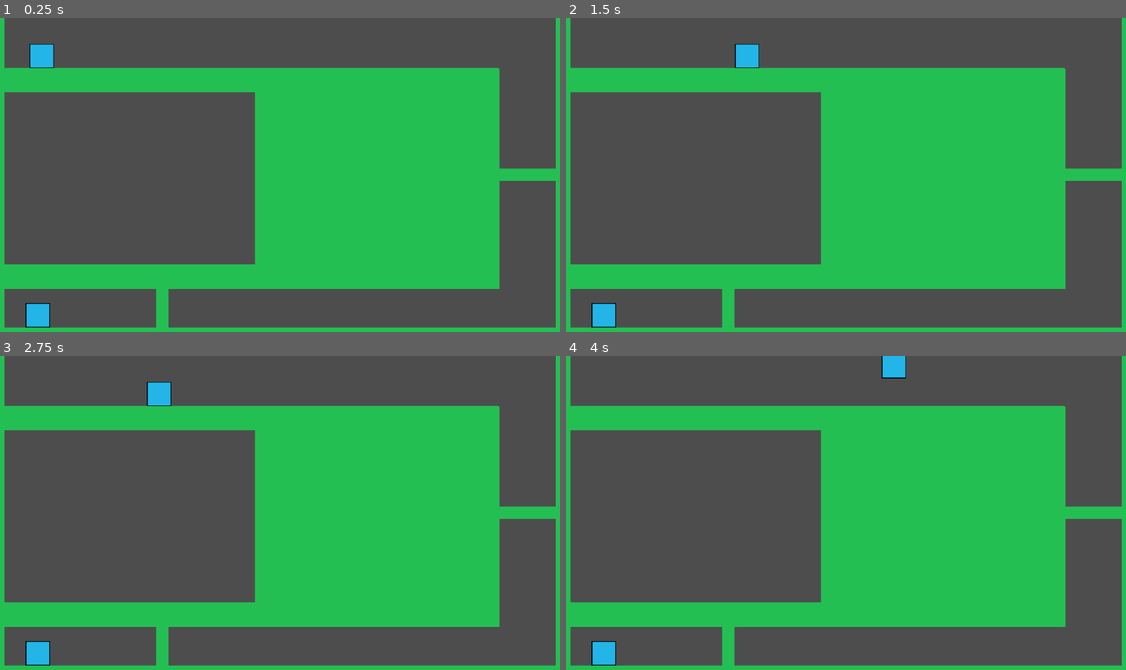
Above: before the commit, frames 1-4 (two rows, left to right).
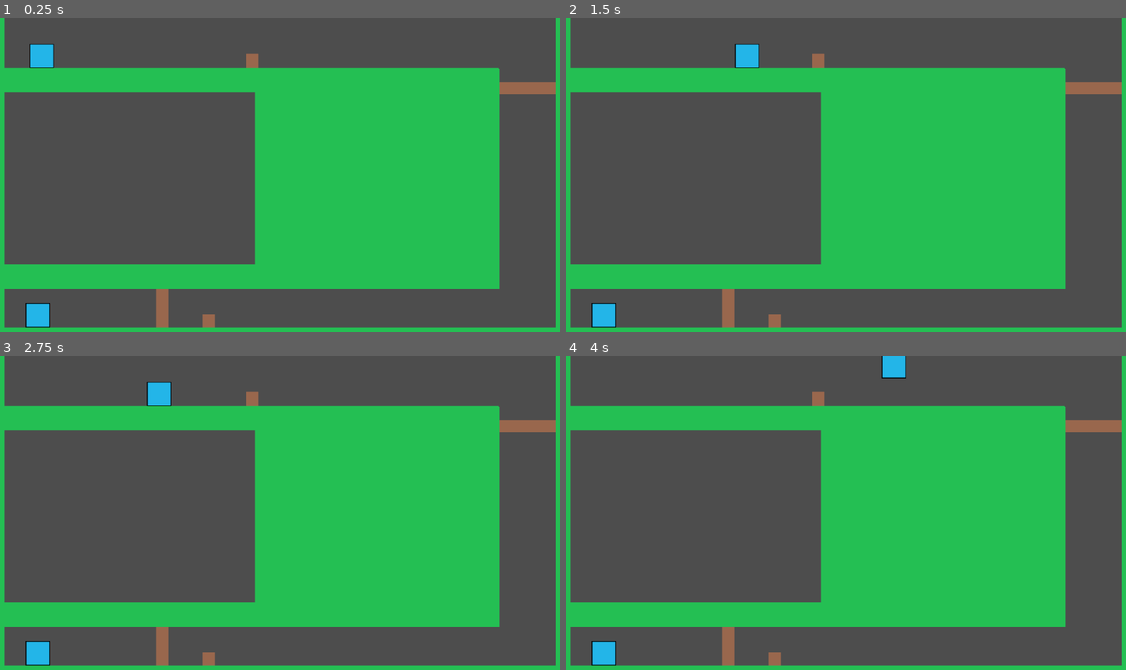
Above: after the commit, the same moments.

Repository: redguy999/Two-Boxes
Game: Godot game, scene res://level_3.tscn
The game is run twice, just before and just after one commit, with the same random seed, the same clock (stepped at 60 frames per second) and the same inputs. This scene is started directly instead of the project's main scene.
Inputs:
- Up to frame 1 (0.25 s): no input
- Up to frame 2 (1.5 s): tap Enter at 0.5 s; hold Right (ui_right) from 0.53 s (still down); tap Up at 0.77 s
- Up to frame 3 (2.75 s): tap Up at 1.52 s; release Right (ui_right) at 2.03 s; hold Left (ui_left) from 2.03 s (still down)
- Up to frame 4 (4 s): release Left (ui_left) at 2.78 s; hold Right (ui_right) from 2.78 s (still down); tap Up at 3.02, 3.77 s

The runs differ from the first frame. In frame 1, 1.3% of the frame differs, in the area x 27-100%, y 11-99%; in frame 2, 1.3%; in frame 3, 1.3%; in frame 4, 1.3%.

Commit message:
Gives doors and buttons color, adds text instructions to level 1

Diff:
--- a/Main.gd
+++ b/Main.gd
@@ -3,7 +3,7 @@
 
 # Called when the node enters the scene tree for the first time.
 func _ready():
-	print("hello world!") # Replace with function body.
+	levelNum=(get_tree().current_scene.scene_file_path.to_int())
 
 
 # Called every frame. 'delta' is the elapsed time since the previous frame.
@@ -12,22 +12,14 @@
 
 #var simultaneous_scene = preload("level_2.tscn").instantiate()
 var levelOrder=["level_1","level_2","level_3"]
-var levelNum=1
+var levelNum
 
 func nextLevel():
-	# This is like autoloading the scene, only
-	# it happens after already loading the main scene.
-	#get_tree().root.add_child(simultaneous_scene)
+	if(get_tree().current_scene.scene_file_path=="Level_3"):
+		pass#Go to Win Screen or something, just make sure line after this doesn't run once implmented.
+		#Alternatively you just have the win screen be the last level in levelOrder
 	get_tree().change_scene_to_file(levelOrder[levelNum]+".tscn")
-	#get_tree().change_scene_to_packed(simultaneous_scene)
-	#TODO: change this so it will cycle through the levels.
-	if(levelNum==2):
-		pass
-		#simultaneous_scene = preload("level_3.tscn").instantiate()
-
-	levelNum+=1;
 
 func _on_area_2d_body_entered(body):
-	print("Test")
 	if(body.name=="SquareB"):
 		call_deferred("nextLevel")#load next level
--- a/level_1.tscn
+++ b/level_1.tscn
@@ -98,4 +98,16 @@
 offset_right = 40.0
 offset_bottom = 40.0
 
+[node name="Controls" type="RichTextLabel" parent="GUI"]
+editor_description = "I'd like for the Text to be center aligned, but it seems I can't do that."
+layout_mode = 0
+offset_left = 283.0
+offset_top = 129.0
+offset_right = 880.0
+offset_bottom = 230.0
+text = "Use the arrow keys to move the blue box, use WASD to move the red box.
+Press the up arrow or W to jump.
+Move the two boxes together to complete the level."
+scroll_active = false
+
 [connection signal="body_entered" from="World/SquareR/Area2D" to="." method="_on_area_2d_body_entered"]
--- a/level_3.tscn
+++ b/level_3.tscn
@@ -1,10 +1,11 @@
-[gd_scene load_steps=12 format=3 uid="uid://n1fjers6kftm"]
+[gd_scene load_steps=13 format=3 uid="uid://n1fjers6kftm"]
 
 [ext_resource type="Script" path="res://Main.gd" id="1_gker2"]
 [ext_resource type="Script" path="res://SquareB.gd" id="2_km8ll"]
 [ext_resource type="Texture2D" uid="uid://dy7vnmbuion3" path="res://Untitled.png" id="3_3j66h"]
 [ext_resource type="Texture2D" uid="uid://blgiprmrtbaep" path="res://Ground.png" id="4_kccnu"]
 [ext_resource type="Script" path="res://SquareR.gd" id="4_vrfyv"]
+[ext_resource type="Texture2D" uid="uid://3v7g61ctowr0" path="res://D&B.png" id="6_kq3jc"]
 [ext_resource type="Script" path="res://Door.gd" id="6_y325e"]
 
 [sub_resource type="RectangleShape2D" id="RectangleShape2D_bn2kx"]
@@ -149,22 +150,48 @@
 texture = ExtResource("4_kccnu")
 
 [node name="Button1" type="Area2D" parent="World"]
+z_index = -1
 position = Vector2(1044, 196)
 rotation = 1.5708
+scale = Vector2(1, 0.5)
 
 [node name="CollisionShape2D" type="CollisionShape2D" parent="World/Button1"]
 scale = Vector2(1, 0.5)
 shape = SubResource("RectangleShape2D_w7umo")
 
+[node name="Sprite2D" type="Sprite2D" parent="World/Button1"]
+texture = ExtResource("6_kq3jc")
+
 [node name="Button2" type="Area2D" parent="World"]
+z_index = -1
 position = Vector2(866, 1262)
 rotation = 1.5708
+scale = Vector2(1, 0.5)
 
 [node name="CollisionShape2D" type="CollisionShape2D" parent="World/Button2"]
 scale = Vector2(1, 0.5)
 shape = SubResource("RectangleShape2D_w7umo")
 
+[node name="Sprite2D" type="Sprite2D" parent="World/Button2"]
+texture = ExtResource("6_kq3jc")
+
+[node name="Door2" type="StaticBody2D" parent="World"]
+z_index = -1
+position = Vector2(2186, 288)
+rotation = 1.5708
+scale = Vector2(0.5, 3)
+collision_layer = 2
+script = ExtResource("6_y325e")
+metadata/_edit_group_ = true
+
+[node name="CollisionShape2D" type="CollisionShape2D" parent="World/Door2"]
+shape = SubResource("RectangleShape2D_wtdf8")
+
+[node name="Sprite2D" type="Sprite2D" parent="World/Door2"]
+texture = ExtResource("6_kq3jc")
+
 [node name="Door1" type="StaticBody2D" parent="World"]
+z_index = -1
 position = Vector2(676, 1204)
 scale = Vector2(0.5, 2)
 collision_layer = 2
@@ -175,21 +202,15 @@
 shape = SubResource("RectangleShape2D_wtdf8")
 
 [node name="Sprite2D" type="Sprite2D" parent="World/Door1"]
-texture = ExtResource("4_kccnu")
-
-[node name="Door2" type="StaticBody2D" parent="World"]
-position = Vector2(2186, 642)
-rotation = 1.5708
-scale = Vector2(0.5, 3)
-collision_layer = 2
-script = ExtResource("6_y325e")
-metadata/_edit_group_ = true
-
-[node name="CollisionShape2D" type="CollisionShape2D" parent="World/Door2"]
-shape = SubResource("RectangleShape2D_wtdf8")
-
-[node name="Sprite2D" type="Sprite2D" parent="World/Door2"]
-texture = ExtResource("4_kccnu")
+texture = ExtResource("6_kq3jc")
+
+[node name="GUI" type="Control" parent="."]
+layout_mode = 3
+anchors_preset = 0
+offset_left = 338.0
+offset_top = 602.0
+offset_right = 378.0
+offset_bottom = 642.0
 
 [connection signal="body_entered" from="World/SquareR/Area2D" to="." method="_on_area_2d_body_entered"]
 [connection signal="body_entered" from="World/Button1" to="World/Door1" method="_on_button_1_body_entered"]
Binary file added: D&B.png
Not shown, added: D&B.png.import
